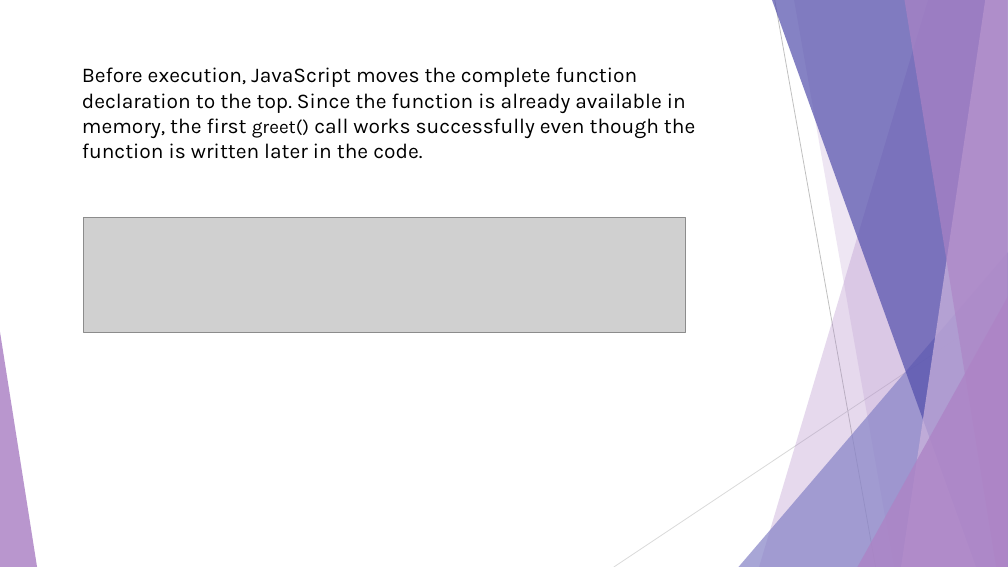
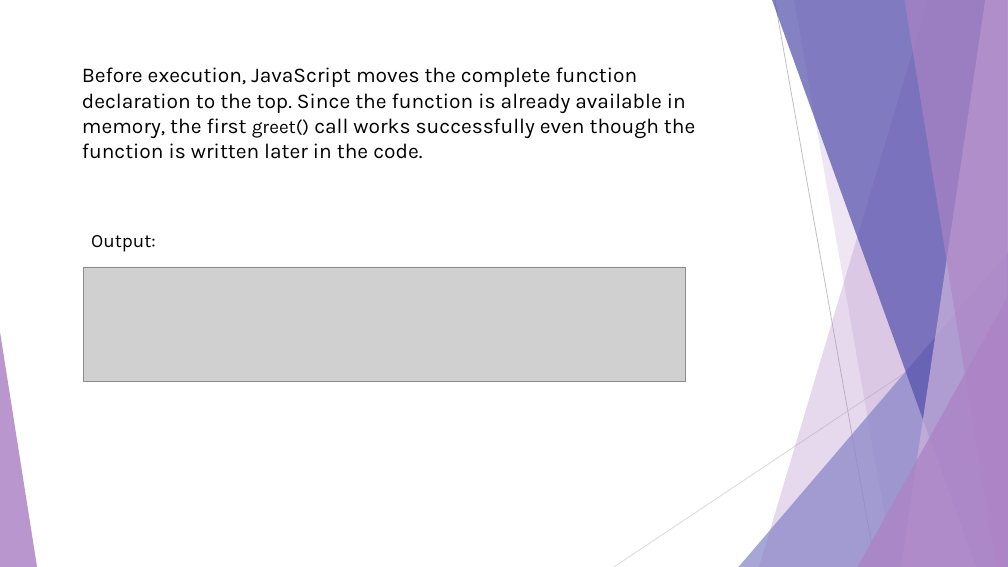
Before and after one commit to romaisa-99/Internship, a slide deck: slide 10 of Day 7/Hoisting.pptx. Drawn at 1008x567 pixels with LibreOffice and Linux fonts; fonts in the diff are those of the drawing; grey boxes stand for pictures. Boxes give left, top, right and bottom in pixels: in the first picture for what was removed or moved away, otherwise in the second. Text is boxed around its words. In the diff, an @@ line names an element or a change of style, - is before the commit and + after.

```diff
--- a/Day 7/Hoisting.pptx
+++ b/Day 7/Hoisting.pptx
@@ text added at box(91, 235, 156, 252), 18 pt, text #000000 @@
+Output:
@@ picture: place and size @@
-picture at box(84, 217, 686, 332)
+picture at box(84, 267, 686, 382)
```
Also in this commit, not shown: 6 other slides changed, 3 slides added, 3 slides removed, 6 other files.
